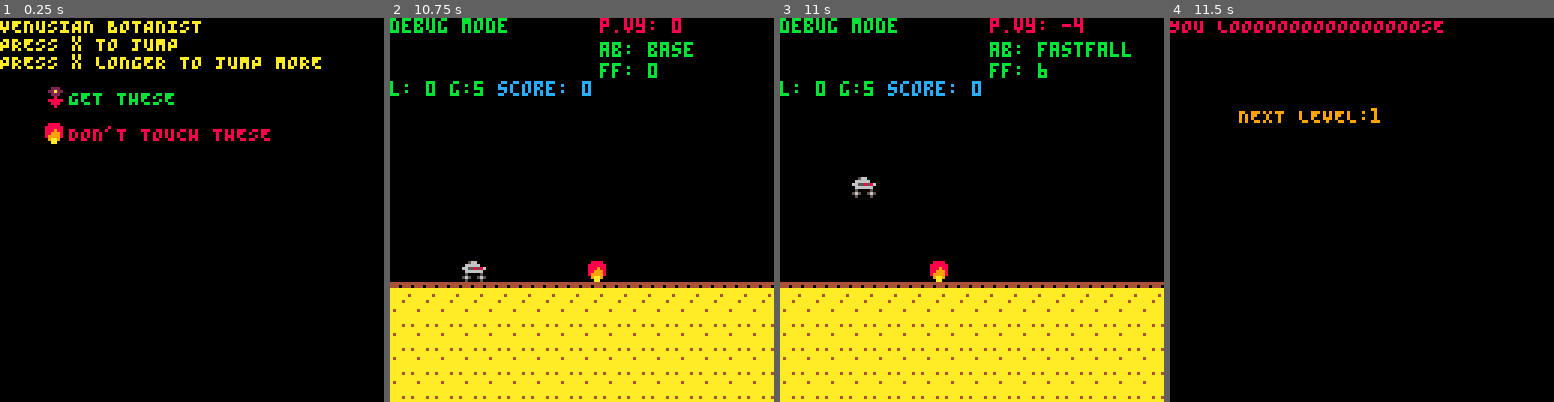
Above: before the commit, frames 1-4 (left to right).
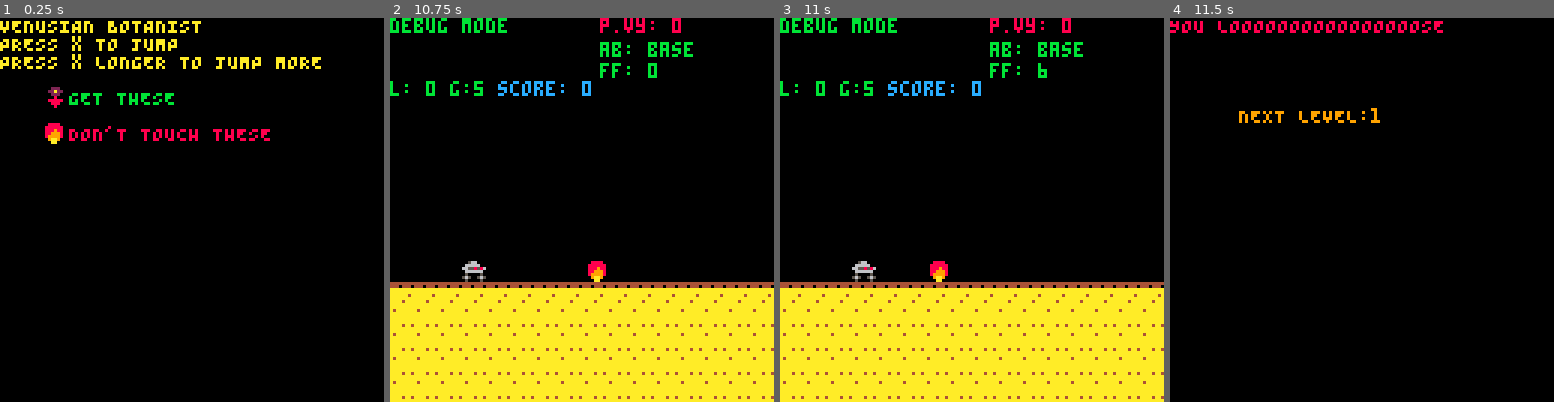
Above: after the commit, the same moments.

Repository: kitasuna/pico8-runner
Game: PICO-8 cartridge scroll.p8
The game is run twice, just before and just after one commit, with the same random seed, the same clock (stepped at 60 frames per second) and the same inputs.
Inputs:
- Up to frame 1 (0.25 s): no input
- Up to frame 2 (10.75 s): tap X (X key) at 0.33, 1.07, 1.85, 2.97, 4.08, 5.2, 6.32, 7.43, 8.55, 9.67 s; tap O (Z key) at 0.7, 1.7, 2.1, 2.5, 2.9, 3.3, 3.7, 4.1, 4.5, 4.9, 5.3, 5.7, 6.1, 6.5, 6.9, 7.3, 7.7, 8.1, 8.5, 8.9, 9.3, 9.7, 10.1, 10.5 s; hold Right 1.6-2.1 s; hold Up 2.15-2.42 s; hold Right 2.47-3.03 s; hold Left 3.08-3.58 s; hold Down 3.63-3.97 s; hold Right 4.02-4.68 s; hold Up 4.73-5.03 s; hold Left 5.08-5.68 s; hold Down 5.73-6.03 s; hold Right 6.08-6.58 s; hold Right 6.63-7.13 s; hold Up 7.18-7.45 s; hold Right 7.5-8.07 s; hold Left 8.12-8.62 s; hold Down 8.67-9 s; hold Right 9.05-9.72 s; hold Up 9.77-10.07 s; hold Left 10.12-10.72 s
- Up to frame 3 (11 s): hold Down from 10.77 s (still down); tap X (X key) at 10.78 s; tap O (Z key) at 10.9 s
- Up to frame 4 (11.5 s): release Down at 11.07 s; hold Right from 11.12 s (still down); tap O (Z key) at 11.3 s

Frames 1-2 are identical in both runs. In frame 3, 0.8% of the frame differs, in the area x 18-92%, y 0-69%; in frame 4, nothing differs.

Commit message:
Tweak fastfall timing
Also move 'RESET_STATE' events to the button press clause and out of the
player positioning code. For now it seems to make more sense here.

Diff:
--- a/player.lua
+++ b/player.lua
@@ -12,23 +12,16 @@
     fkey = BTN_D,
     state = 0,
     f = function(plr)
-      if(fastfall.state == 8) then
+      if(fastfall.state == 0) then
         plr.vel_y = 0
-      elseif(fastfall.state == 8) then
+      elseif(fastfall.state == 5) then
         plr.vel_y = 12
-      elseif(fastfall.state == 16) then
+      elseif(fastfall.state == 20) then
         plr.vel_y = 24
-      elseif(fastfall.state == 24) then
-        -- plr.vel_y = 0
-        -- plr.y = GROUND_Y
-        plr.vel_y = 36
       end
 
       fastfall.state += 1
 
-      if(plr.y >= GROUND_Y) then
-        fastfall.state = 0
-      end
       return plr
     end
 }
@@ -86,7 +79,7 @@
 
 -- TODO: Should be an event
 function kill_p()
-    player.alive = false
+  player.alive = false
 end
 
 -- TODO: Should be an event
--- a/scroll.p8
+++ b/scroll.p8
@@ -144,7 +144,6 @@
     player.y = ground_y
     player.vel_y = 0
     current_player_abil = base -- MIGHT need to remove this later...
-    add(st_ability, { type = 'RESET_STATE', payload = 'jump'})
     add(st_ability, { type = 'EXEC', payload = 'base'})
   end
 
@@ -185,6 +184,7 @@
   if(btnp(BTN_A)) then
     abil = get_by_key(BTN_A)
     current_player_abil = abil
+    add(st_ability, { type = 'RESET_STATE', payload = abil.name})
     add(st_ability, { type = 'EXEC', payload = abil.name })
     add(st_ability, { type = 'NEXT_STATE', payload = abil.name }) -- TODO: Eventually this will push an EXEC to st_ability, rather than to st_player
   end
@@ -195,6 +195,7 @@
   if(btnp(BTN_D)) then
     abil = get_by_key(BTN_D)
     current_player_abil = abil
+    add(st_ability, { type = 'RESET_STATE', payload = abil.name })
     add(st_ability, { type = 'EXEC', payload = abil.name })
   end
 
